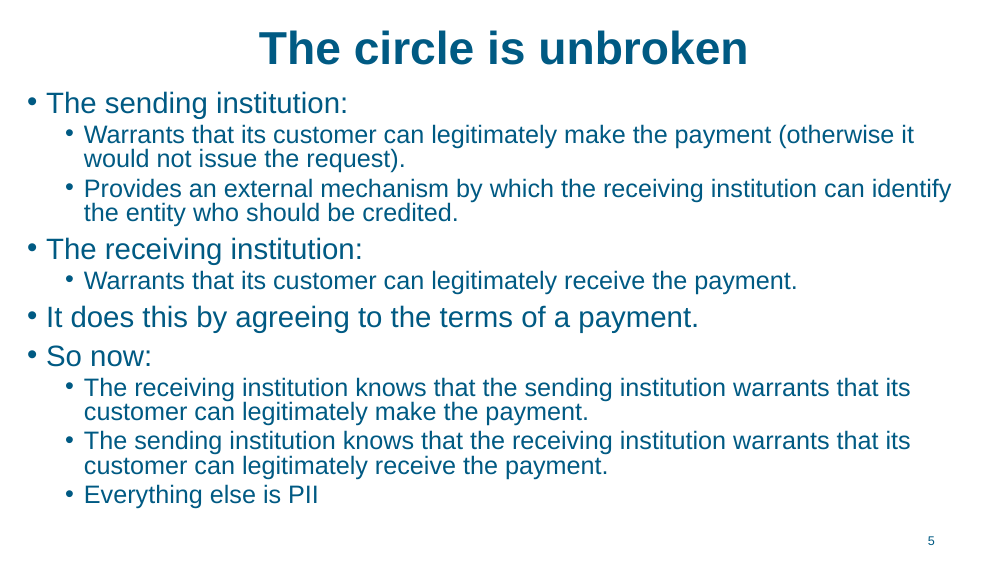
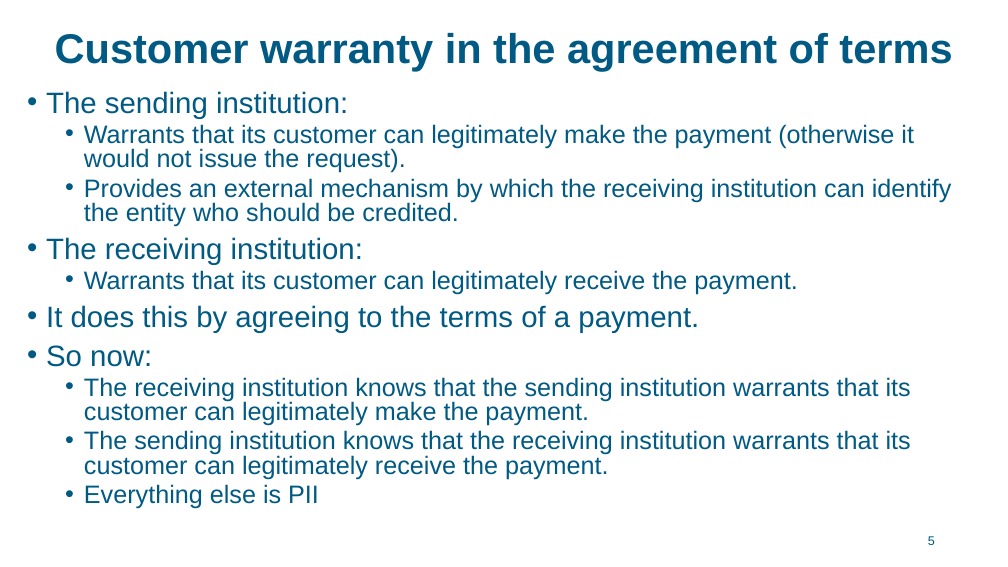
Before and after one commit to mojaloop/documentation-artifacts, a slide deck: slide 5 of presentations/pi_27_apr_2025/presentations/FATF Recommendation 16.pptx. Drawn at 1008x567 pixels with LibreOffice and Linux fonts; fonts in the diff are those of the drawing; background and template pictures are left out. Boxes give left, top, right and bottom in pixels: in the first picture for what was removed or moved away, otherwise in the second. Text is boxed around its words. In the diff, an @@ line names an element or a change of style, - is before the commit and + after.

```diff
--- a/presentations/pi_27_apr_2025/presentations/FATF Recommendation 16.pptx
+++ b/presentations/pi_27_apr_2025/presentations/FATF Recommendation 16.pptx
@@ title at [55,33,952,71]: text changed; size 88 to 79.2 pt @@
-The circle is unbroken
+Customer warranty in the agreement of terms
```
Also in this commit, not shown: 5 other files.
